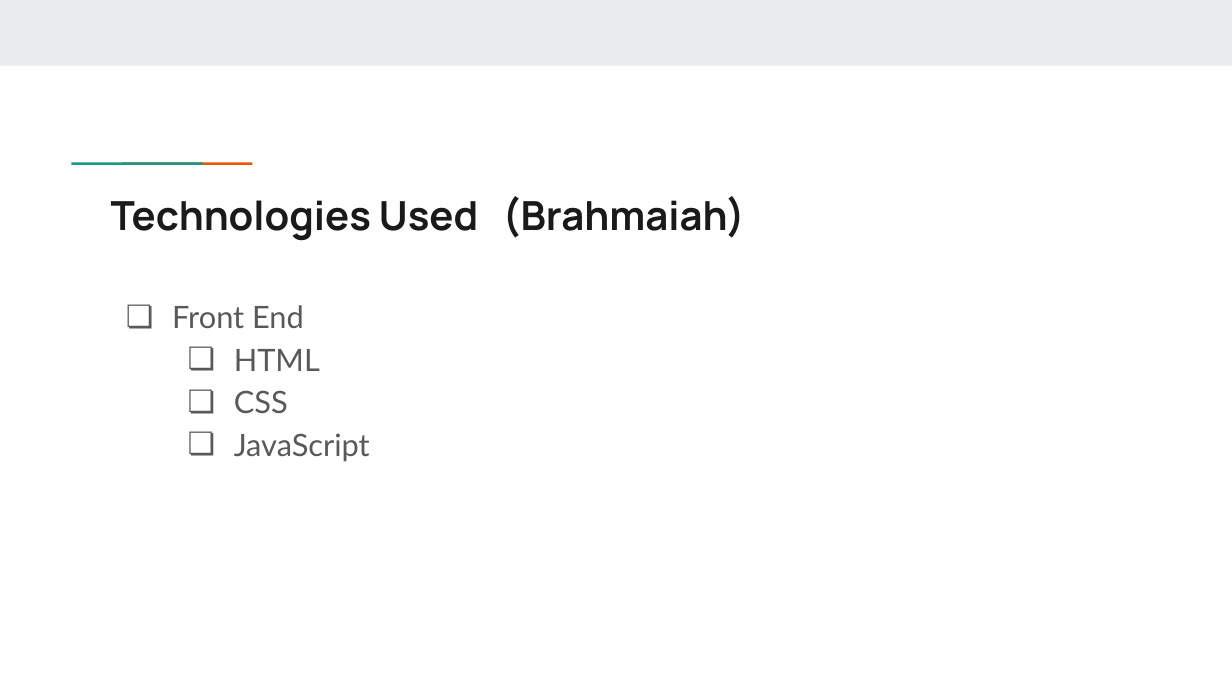
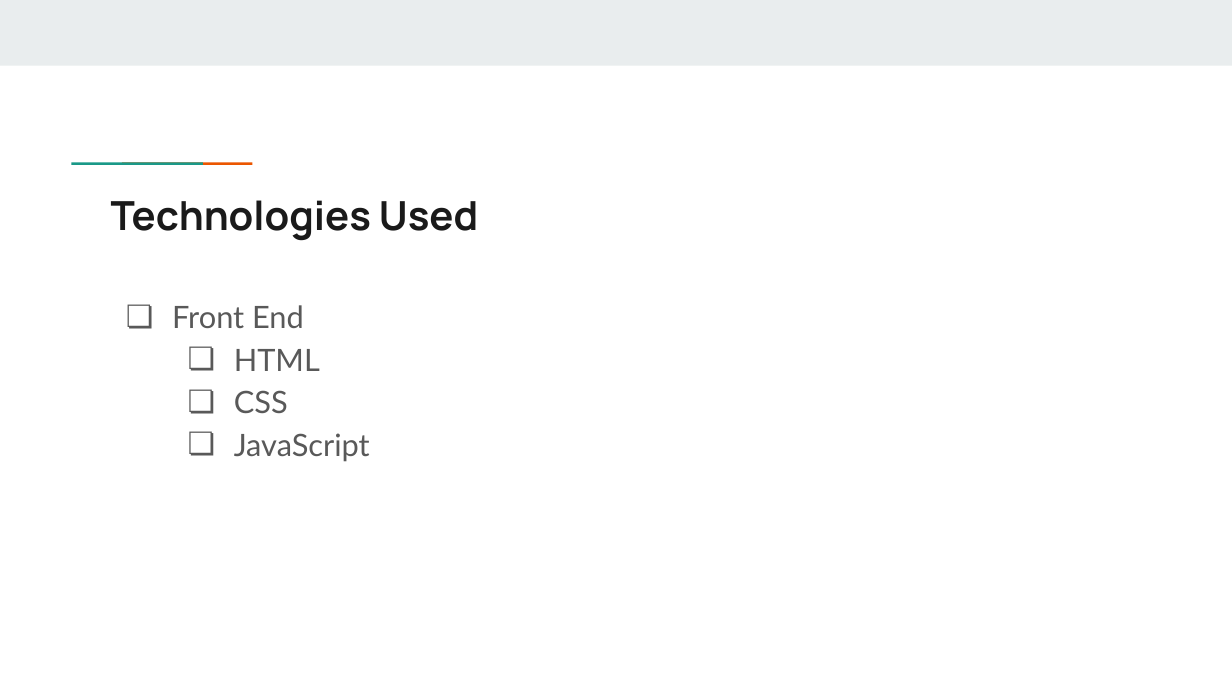
Before and after one commit to tzzzzn/GVSU-CIS641-BTS, a slide deck: slide 3 of docs/Midterm Presentation.pptx (slide 4 before the commit). Drawn at 1232x693 pixels with LibreOffice and Linux fonts; fonts in the diff are those of the drawing. Boxes give left, top, right and bottom in pixels: in the first picture for what was removed or moved away, otherwise in the second. Text is boxed around its words. In the diff, an @@ line names an element or a change of style, - is before the commit and + after.

```diff
--- a/docs/Midterm Presentation.pptx
+++ b/docs/Midterm Presentation.pptx
@@ title at (111,200,478,241): text changed @@
-Technologies Used (Brahmaiah)
+Technologies Used
```
Also in this commit, not shown: 2 other slides changed.
